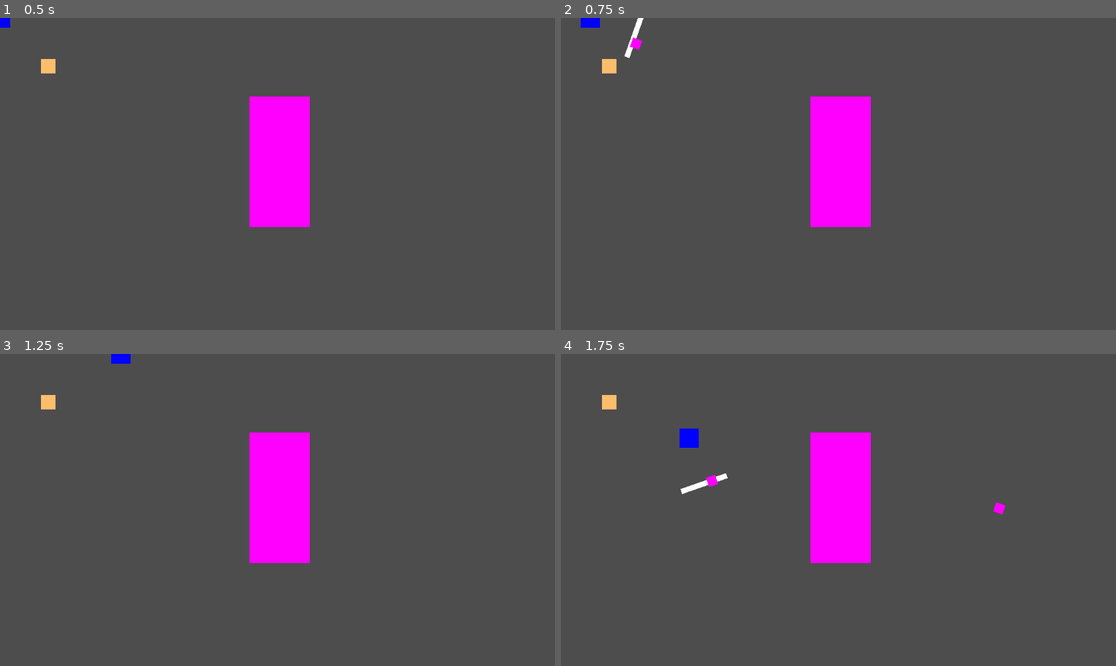
Above: before the commit, frames 1-4 (two rows, left to right).
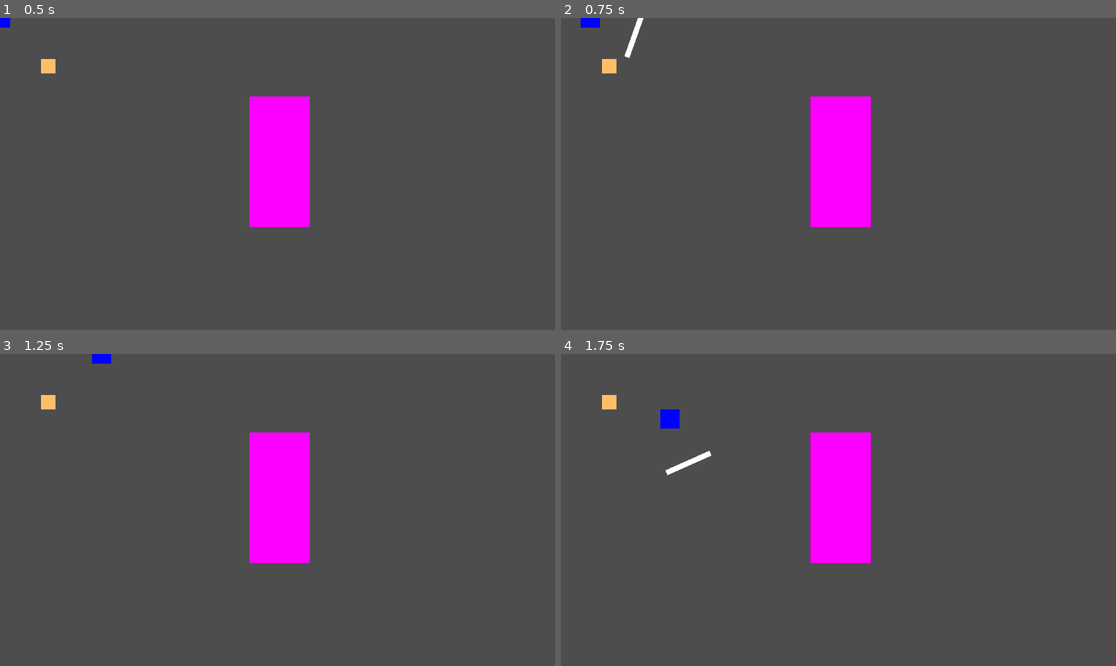
Above: after the commit, the same moments.

Repository: FlashBash21/9Lives
Game: Godot game, scene res://Scenes/Areas/world_manager.tscn
Two runs of this game, one before a commit and one after it. Both use one fixed random seed, a clock stepped at 60 frames per second and the inputs below.
Inputs (mouse positions are in pixels of both pictures, inside the frame that each line leads up to):
- Up to frame 1 (0.5 s): no input
- Up to frame 2 (0.75 s): tap Enter (ui_accept) at 0.5 s; move the mouse to (960, 158) at 0.52 s; press the mouse at (960, 158) at 0.53 s; hold D (move_right) from 0.53 s (still down)
- Up to frame 3 (1.25 s): keep holding D (move_right); tap Enter (ui_accept) at 0.77 s; tap Space (dash) at 0.8 s
- Up to frame 4 (1.75 s): move the mouse to (727, 525) at 1.27 s; release D (move_right) at 1.28 s; release the mouse at (727, 525) at 1.28 s; hold S (move_down) from 1.28 s (still down); tap Space (dash) at 1.35 s; tap Enter (ui_accept) at 1.52 s; click (727, 525) at 1.55 s

Frame 1 is identical in both runs. In frame 2, less than 0.1% of the frame differs, in the area x 12-15%, y 6-11%; in frame 3, 0.2%; in frame 4, 0.9%, in the area x 17-81%, y 17-52%.

Commit message:
Abilities have levels

Diff:
--- a/Scripts/Abilities/Ability.gd
+++ b/Scripts/Abilities/Ability.gd
@@ -2,7 +2,11 @@
 class_name Ability
 
 var local_cooldown := 0.
+var level := 0
 
 func execute(_args: Dictionary) -> void:
 	push_error("Error: Execute not implemented")
 	assert(false, "IMPLEMENT EXCECUTE")
+
+func level_up() -> void:
+	level += 1
--- a/Scripts/Abilities/basic_projectile_ability.gd
+++ b/Scripts/Abilities/basic_projectile_ability.gd
@@ -17,7 +17,7 @@
 
 	effector_groups = effectors
 
-	if last_shot < local_cooldown: return 		#ability still on cooldown
+	if last_shot < local_cooldown || level < 1: return 		#ability still on cooldown OR hasn't been aquired
 	else: last_shot = 0
 
 	var projectile = basic_projectile_object.instantiate()
@@ -35,6 +35,6 @@
 	projectiles.append({
 		"projectile": projectile,
 		"velocity": velocity,
-		"ticks": 0,
+		"time": 0,
 		"damage": damage
 		})
--- a/Scripts/Abilities/dash_ability.gd
+++ b/Scripts/Abilities/dash_ability.gd
@@ -7,7 +7,7 @@
 var dir: Vector2
 
 func execute(args: Dictionary) -> void:
-	if local_cooldown <= 0.5:
+	if local_cooldown <= 0.5 || level < 1:
 		return
 	local_cooldown = 0
 	entity = args["entity"] as Entity
--- a/Scripts/Abilities/melee_ability.gd
+++ b/Scripts/Abilities/melee_ability.gd
@@ -27,7 +27,6 @@
 		local_cooldown = cd
 		position = Vector2.ZERO
 		var dir := (at - to_global(position)).normalized()
-		print(dir)
 		look_at(at)
 		position = dir * range
 		attack_player.speed_scale = attack_multi
@@ -51,7 +50,6 @@
 			for group in effector_groups:
 				if body.is_in_group(group):
 					body.apply_damage(5)
-					print("hit")
 					break
 
 func clear_recent_hits() -> void:
--- a/Scripts/Abilities/move_ability.gd
+++ b/Scripts/Abilities/move_ability.gd
@@ -1,10 +1,13 @@
 extends Ability
+
 
 func execute(args: Dictionary):
 	var entity = args["entity"] as Entity
 	var speed = args["speed"] as int
 	var direction = args["direction"] as Vector2
 
+	speed += level * (speed * .15)
+
 	var vel = direction * speed
 	entity.velocity = vel
 	entity.move_and_slide()
--- a/Scripts/Abilities/projectile_ability.tres.gd
+++ b/Scripts/Abilities/projectile_ability.gd
@@ -7,7 +7,7 @@
 var speed: float
 var direction: Vector2
 var damage: int
-var duration := 100.0
+var duration := 1
 
 
 var last_shot = INF
@@ -23,7 +23,7 @@
 		var vel = i["velocity"]
 		var damage = i["damage"]
 
-		if i["ticks"] >= duration:
+		if i["time"] >= duration:
 			p.queue_free()
 			projectiles.erase(i)
 			pass
@@ -37,4 +37,4 @@
 						p.queue_free()
 						projectiles.erase(i)
 				p.add_collision_exception_with(collider)
-		i["ticks"] += 1
+		i["time"] += delta
--- a/Scripts/Areas/area_0.gd
+++ b/Scripts/Areas/area_0.gd
@@ -3,4 +3,3 @@
 
 func _ready() -> void:
 	super()
-	print("Hi!")
--- a/Scripts/Areas/base_area.gd
+++ b/Scripts/Areas/base_area.gd
@@ -9,9 +9,6 @@
 func _ready() -> void:
 	add_to_group("Area")
 
-func ping():
-	print("pong!")
-
 func load_entity(entity: Entity) -> void:
 	add_child(entity)
 
--- a/Scripts/Areas/world_manager.gd
+++ b/Scripts/Areas/world_manager.gd
@@ -9,7 +9,6 @@
 	var player = load("res://Scenes/Entites/player.tscn")
 	player_ref = player.instantiate()
 	load_area(0)
-	area_ref.ping()
 
 func _process(delta: float) -> void:
 	if (Input.is_action_just_pressed("ui_accept")):
--- a/Scripts/Entities/player.gd
+++ b/Scripts/Entities/player.gd
@@ -1,7 +1,7 @@
 extends Entity
 class_name Player
 
-var print_ability := load_ability("print")
+
 var move_ability := load_ability("move")
 var dash_ability := load_ability("dash")
 var basic_projectile_ability := load_ability("basic_projectile")
@@ -10,8 +10,6 @@
 func _ready() -> void:
 	#setup local vars
 	self.speed = 300
-
-	print_ability.execute({})
 
 func _physics_process(delta: float) -> void:
 	# Get the input direction and handle the movement/deceleration.
